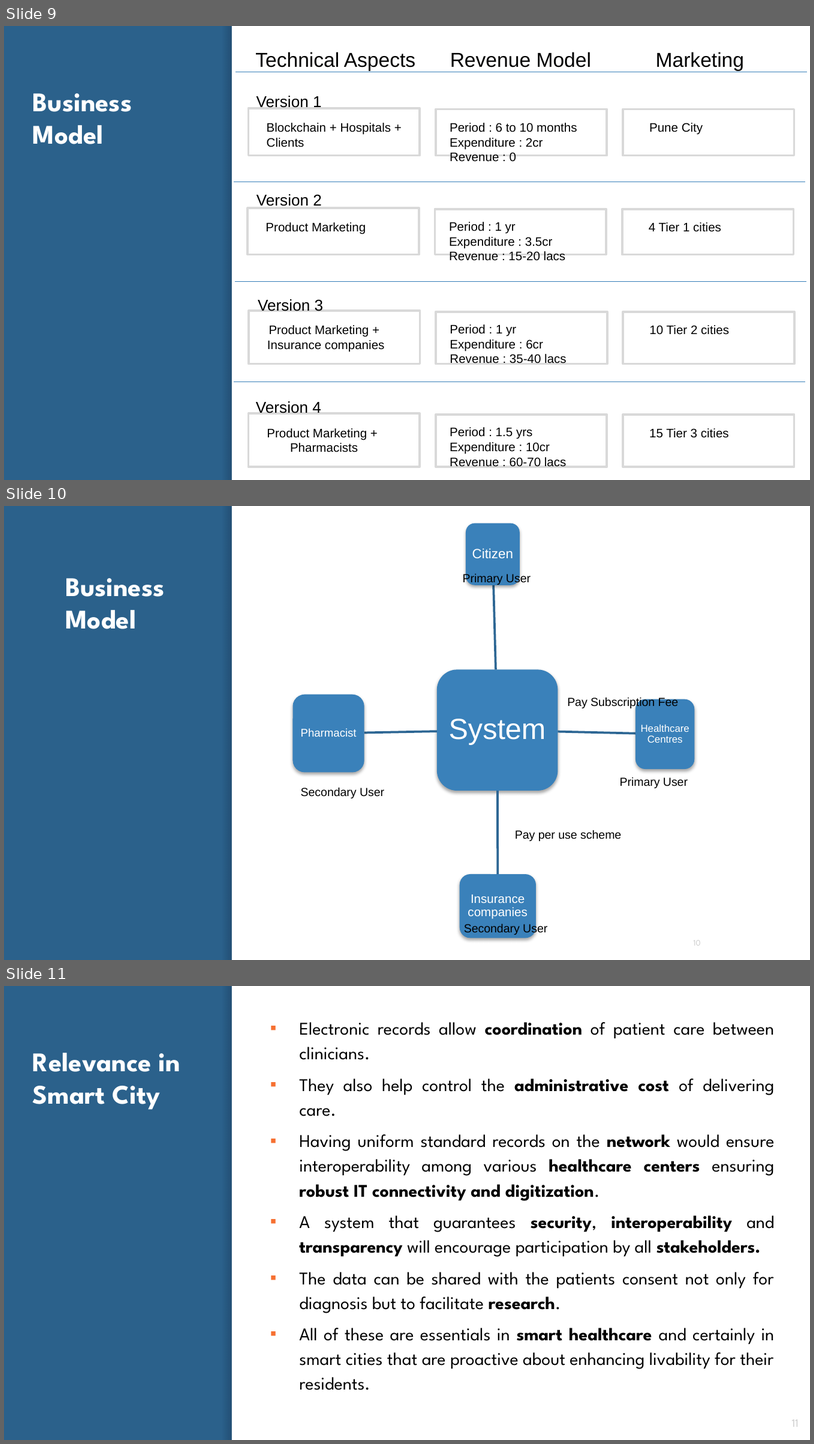
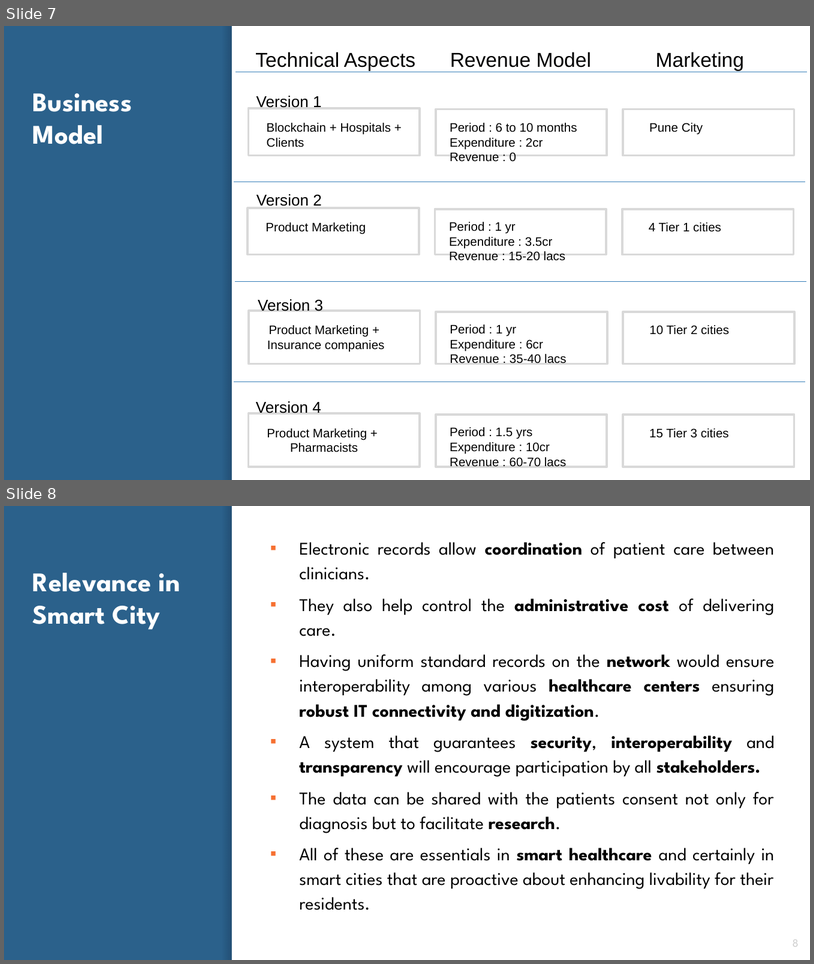
Before and after one commit to ShikharBhatt/NITI, a slide deck: niti aayog.pptx. Shown one above the other, each under a label of ours: slides 9, 10 and 11 before the commit, slides 7 and 8 after it. The pictures are 814x1444 and 814x964 pixels, drawn with LibreOffice and Linux fonts; fonts in the diff are those of the drawing. Boxes give left, top, right and bottom in pixels: in the first picture for what was removed or moved away, otherwise in the second. Text is boxed around its words. In the diff, an @@ line names an element or a change of style, - is before the commit and + after.

```diff
--- a/niti aayog.pptx
+++ b/niti aayog.pptx
@@ slide 10 removed at box(4, 506, 810, 960), background #2B618B; not listed: 2 template elements that a slide beside it also shows @@
@@ text removed at box(463, 573, 531, 585) @@
-Primary User
@@ title removed at box(65, 578, 164, 629) @@
-Business Model
@@ text removed at box(567, 697, 679, 709) @@
-Pay Subscription Fee
@@ group removed at box(293, 523, 694, 937): 5 rounded rectangles, 5 texts, 4 freeform shapes @@
-System
-Citizen
-Healthcare Centres
-Insurance companies
-Pharmacist
@@ text removed at box(301, 787, 384, 798) @@
-Secondary User
@@ text removed at box(620, 777, 688, 788) @@
-Primary User
@@ text removed at box(515, 829, 621, 841) @@
-Pay per use scheme
@@ text removed at box(464, 923, 548, 935) @@
-Secondary User
@@ page number removed at box(693, 940, 701, 945) @@
-10
@@ what was slide 9 is now slide 7 @@
@@ what was slide 11 is now slide 8 @@
@@ page number at box(793, 939, 799, 946): text changed @@
-11
+8
```
Also in this commit, not shown: 4 slides changed, 2 other slides removed, 3 other files.
